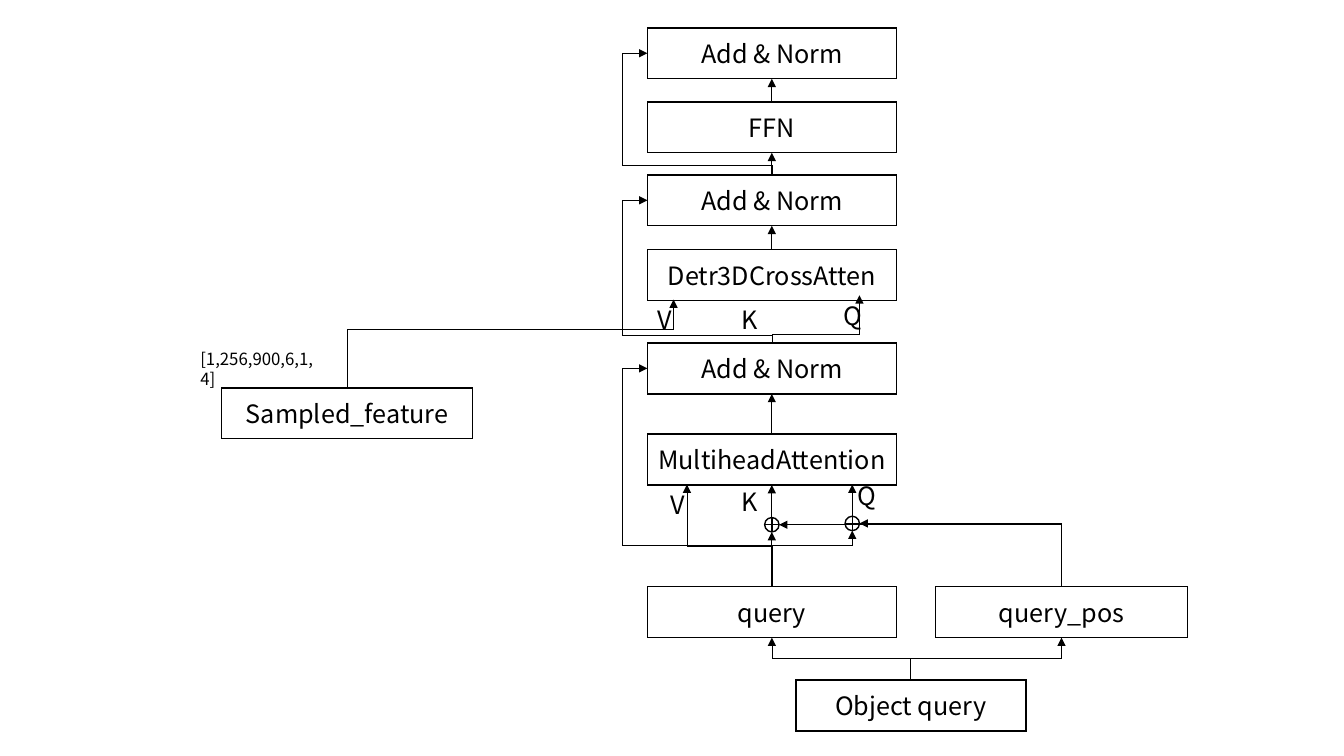
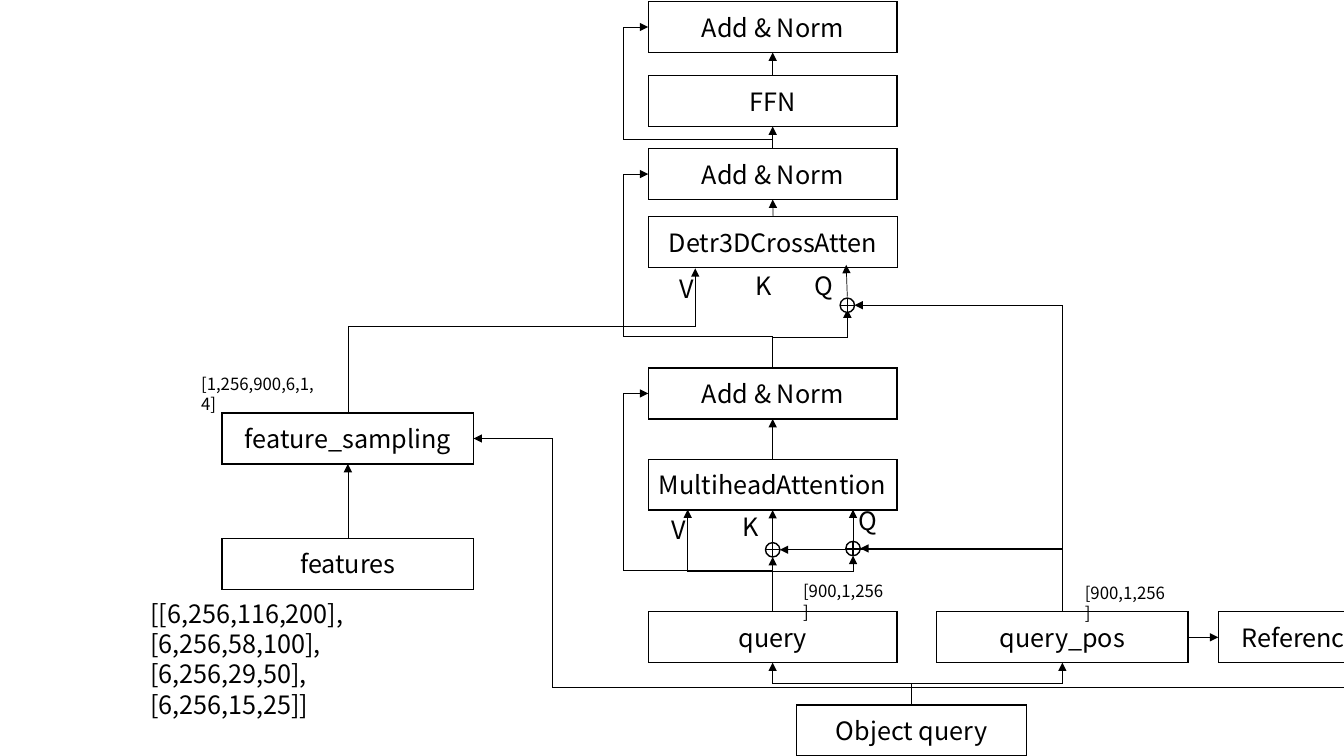
Before and after one commit to foxbao/mmlab_install, a slide deck: slide 24 of 数据集结构.pptx. Drawn at 1344x756 pixels with LibreOffice and Linux fonts; fonts in the diff are those of the drawing. Boxes give left, top, right and bottom in pixels: in the first picture for what was removed or moved away, otherwise in the second. Text is boxed around its words. In the diff, an @@ line names an element or a change of style, - is before the commit and + after.

```diff
--- a/数据集结构.pptx
+++ b/数据集结构.pptx
@@ 3 rectangles, 2 arrows, 1 elbow arrow: place and size @@
-3 rectangles, 2 arrows, 1 elbow arrow at box(622, 28, 896, 226)
+3 rectangles, 2 arrows, 1 elbow arrow at box(623, 2, 897, 200)
@@ elbow arrow moved from (772, 343) - (647, 201) to (773, 368) - (648, 174) @@
@@ arrow moved from (772, 250) - (772, 226) to (773, 217) - (773, 200) @@
@@ rectangle "Detr3DCrossAtten": place and size @@
-rectangle "Detr3DCrossAtten" at box(647, 250, 896, 300)
+rectangle "Detr3DCrossAtten" at box(649, 217, 898, 267)
@@ elbow arrow moved from (347, 388) - (674, 299) to (348, 413) - (696, 268) @@
@@ text "V" rewrapped from box(657, 305, 671, 336) to box(679, 273, 693, 298) @@
@@ text "K": place and size @@
-text "K" at box(742, 310, 758, 329)
+text "K" at box(755, 276, 771, 295)
@@ text "Q" rewrapped from box(843, 299, 862, 331) to box(815, 276, 834, 300) @@
@@ arrow added from (848, 296) to (846, 265), #000000 0.5 pt @@
@@ flow chart or added at box(840, 298, 854, 313), fill #FFFFFF, outline #000000 1 pt @@
@@ elbow arrow moved from (772, 343) - (860, 295) to (773, 365) - (848, 310) @@
@@ elbow arrow added from (1063, 612) to (855, 306), #000000 0.5 pt @@
@@ 7 elbow arrows, 6 rectangles, 4 texts, 4 arrows, 2 flow chart ors: place and size @@
-7 elbow arrows, 6 rectangles, 4 texts, 4 arrows, 2 flow chart ors at box(200, 343, 1187, 731)
+7 elbow arrows, 6 rectangles, 4 texts, 4 arrows, 2 flow chart ors at box(201, 368, 1188, 756)
@@ text in rectangle at box(245, 427, 451, 454): text changed @@
-Sampled_feature
+feature_sampling
@@ elbow arrow added from (1344, 662) to (474, 439), #000000 0.5 pt @@
@@ arrow added from (348, 538) to (348, 464), #000000 0.5 pt @@
@@ rectangle added at box(222, 538, 473, 589), outline #000000 1 pt, 18 pt, text #000000 @@
+features
@@ text added at box(803, 583, 883, 600), 12 pt, text #000000 @@
+[900,1,256]
@@ text added at box(1085, 585, 1165, 602), 12 pt, text #000000 @@
+[900,1,256]
@@ text added at box(150, 603, 343, 719), 18 pt, text #000000 @@
+[[6,256,116,200],
+[6,256,58,100],
+[6,256,29,50],
+[6,256,15,25]]
@@ rectangle added at box(1219, 612, 1344, 662), outline #000000 1 pt, 18 pt, text #000000 @@
+Reference_points
@@ arrow added from (1189, 637) to (1219, 637), #000000 0.5 pt @@
```
Also in this commit, not shown: 3 other slides changed, 7 slides added, 2 slides removed, 6 other files.
